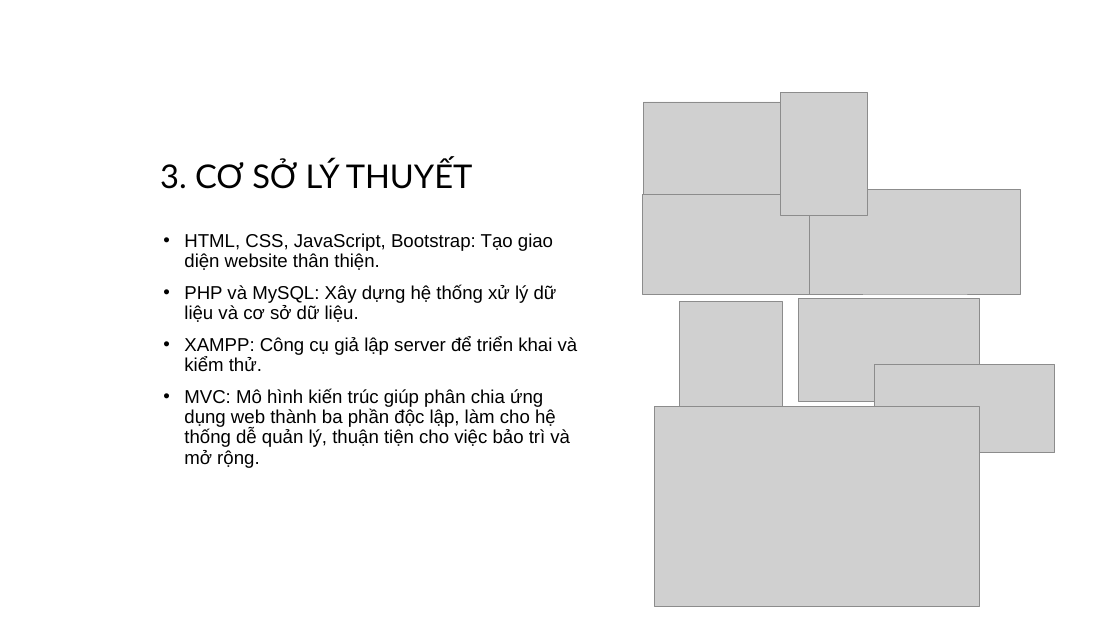
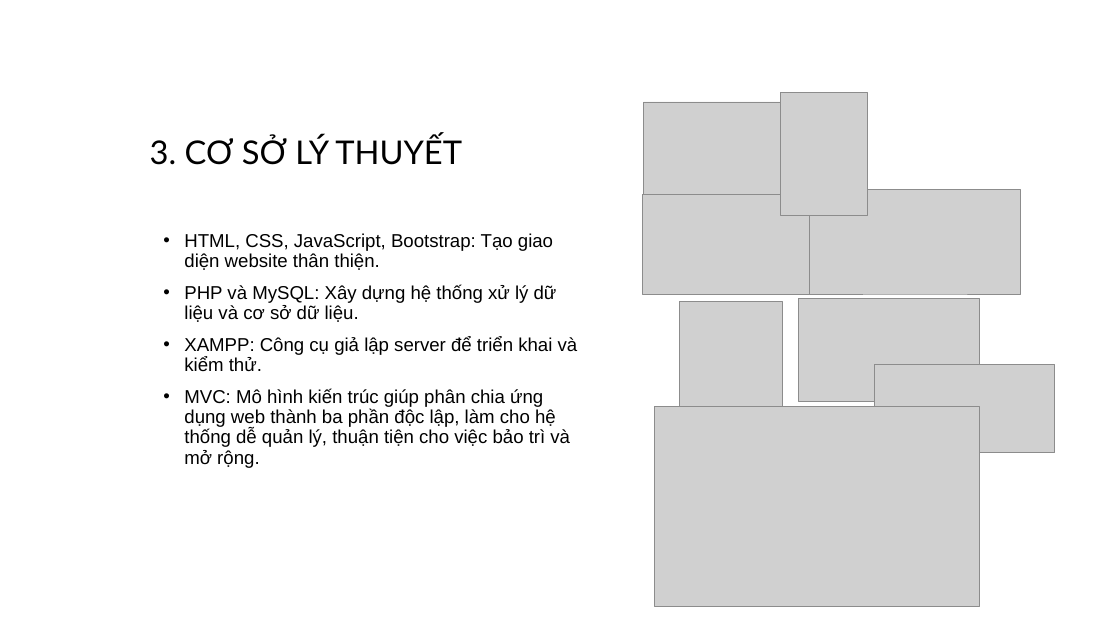
Before and after one commit to PhamDuyTan333/cn-da22ttd-phamduytan-timvieclam-php, a slide deck: slide 5 of thesis/abs/DOANCN_PhamDuyTan.pptx. Drawn at 1120x630 pixels with LibreOffice and Linux fonts; fonts in the diff are those of the drawing; grey boxes stand for pictures; background and template pictures are left out. Boxes give left, top, right and bottom in pixels: in the first picture for what was removed or moved away, otherwise in the second. Text is boxed around its words. In the diff, an @@ line names an element or a change of style, - is before the commit and + after.

```diff
--- a/thesis/abs/DOANCN_PhamDuyTan.pptx
+++ b/thesis/abs/DOANCN_PhamDuyTan.pptx
@@ title "3. CƠ SỞ LÝ THUYẾT": place and size @@
-title "3. CƠ SỞ LÝ THUYẾT" at [160, 159, 473, 189]
+title "3. CƠ SỞ LÝ THUYẾT" at [150, 135, 462, 165]
```
Also in this commit, not shown: 10 other slides changed.
